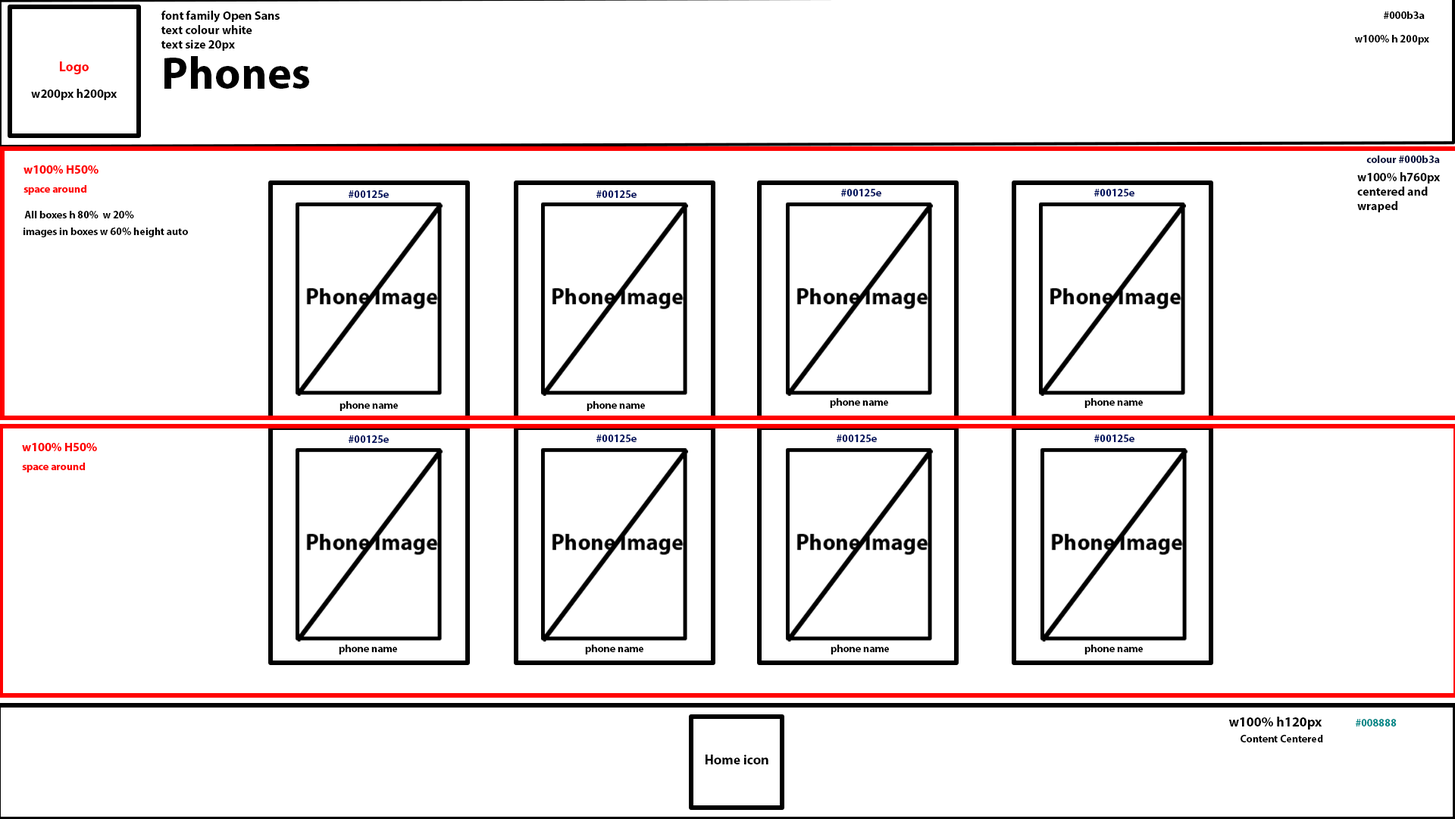
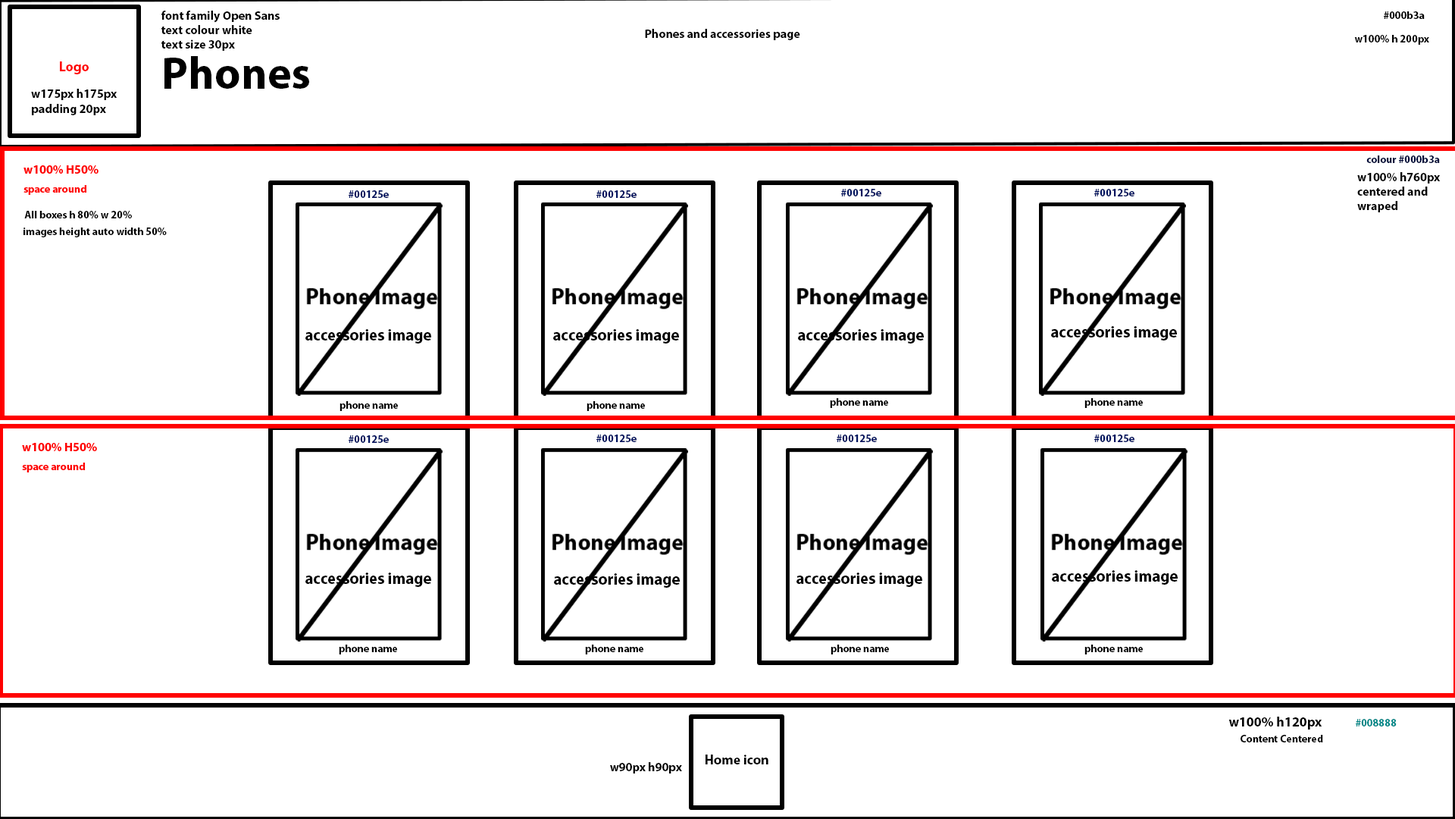
Layer changes from the first 1455px x 819px image to the second:
renamed "w200px h200px" to "w175px h175px padding 20px", painted on it over [31,89,107,116]
added layer "w90px h90px" in group "bottom" over [610,761,683,774]
added layer "accessories image copy 7" in group "bottom" over [1052,570,1178,585]
added layer "accessories image copy 6" in group "bottom" over [796,572,923,587]
added layer "accessories image copy 5" in group "bottom" over [554,573,680,588]
added layer "accessories image copy 4" in group "bottom" over [305,572,432,587]
added layer "accessories image copy 3" in group "bottom" over [1051,325,1178,341]
added layer "accessories image copy 2" in group "bottom" over [798,328,924,344]
added layer "accessories image copy" in group "bottom" over [553,328,680,344]
added layer "accessories image" in group "bottom" over [305,328,432,344]
added layer "Phones and accessories page" in group "bottom" over [645,28,801,41]
renamed "font family Open Sans text colour white text size 20px" to "font family Open Sans text colour white text size 30px", painted on it over [208,40,215,49]
renamed "images in boxes w 60% height auto" to "images height auto width 50%", painted on it over [34,227,188,238]
painted on "All boxes h 80% w 20%" over [62,210,135,220]
